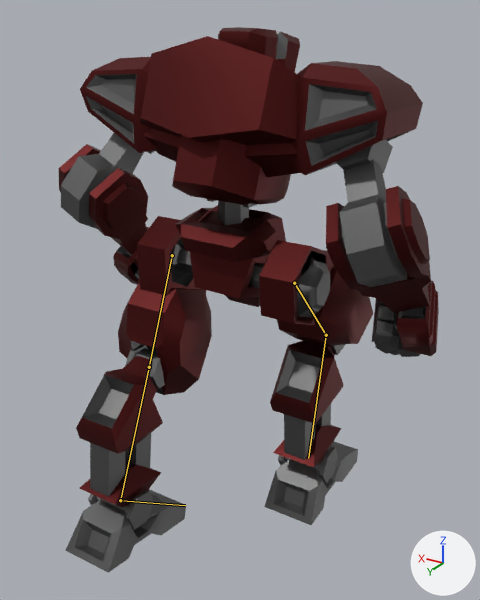
Two versions of the FBX model Assets/_Project/Core/Content/Runtime/Models/Units/Mech/MDL_UNIT_Mech.fbx, one commit apart.
Both versions are drawn from a 50 mm camera at (-0.976, 1.571, 1.616) aimed at (-0.026, -0.013, 0.824). The lights are fixed; the arrows at lower right show +X, +Y and +Z. Both versions are drawn at frame 27 of the action 'Armature|ANIM_Walk_F'; the numbers are the values there. The bones that change are drawn over the model as lines.

Names of what the first picture shows: 'Arm.l', 'Arm.r', 'Head', 'Leg.l', 'Leg.r', 'Pelvis', 'Torso'.
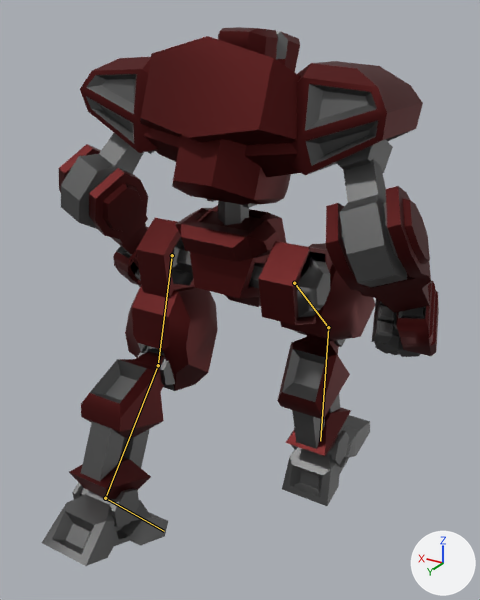
Boxes (x1, y1, x2, y2) around the edits, measured in the pictures (480 x 600 px):
'Leg.l', posed (20% wider)
    before: (65, 216, 212, 573)
    after: (42, 218, 218, 566)
'Leg.r', posed (7% shorter)
    before: (259, 240, 373, 525)
    after: (258, 241, 375, 506)
bone 'Leg.Upper.l', root to tip
    before: (172, 255) to (149, 367)
    after: (172, 255) to (158, 365)
bone 'Leg.Lower.l', root to tip
    before: (149, 367) to (120, 500)
    after: (158, 365) to (105, 498)
bone 'Foot.l', root to tip
    before: (120, 500) to (185, 505)
    after: (105, 498) to (164, 531)
bone 'Leg.Upper.r', root to tip
    before: (294, 283) to (326, 335)
    after: (294, 283) to (328, 327)
bone 'Leg.Lower.r', root to tip
    before: (326, 335) to (308, 458)
    after: (328, 327) to (320, 441)

The edits, one by one:
Bone 'Leg.Upper.l' (bone_leg_upper_l) turns from (28, -2, 0) to (20, -2, 0) degrees about its own x, y and z.
Bone 'Leg.Lower.l' (bone_leg_lower_l) turns from (-9, 0, 0) to (16, 0, 0) degrees about its own x, y and z.
Bone 'Foot.l' (bone_foot_l) turns from (-5, 0, 0) to (-10, 0, 0) degrees about its own x, y and z.
Bone 'Leg.Upper.r' (bone_leg_upper_r) turns from (-39, -2, 0) to (-43, -2, 0) degrees about its own x, y and z.
Bone 'Leg.Lower.r' (bone_leg_lower_r) turns from (45, 0, 0) to (39, 0, 0) degrees about its own x, y and z.
